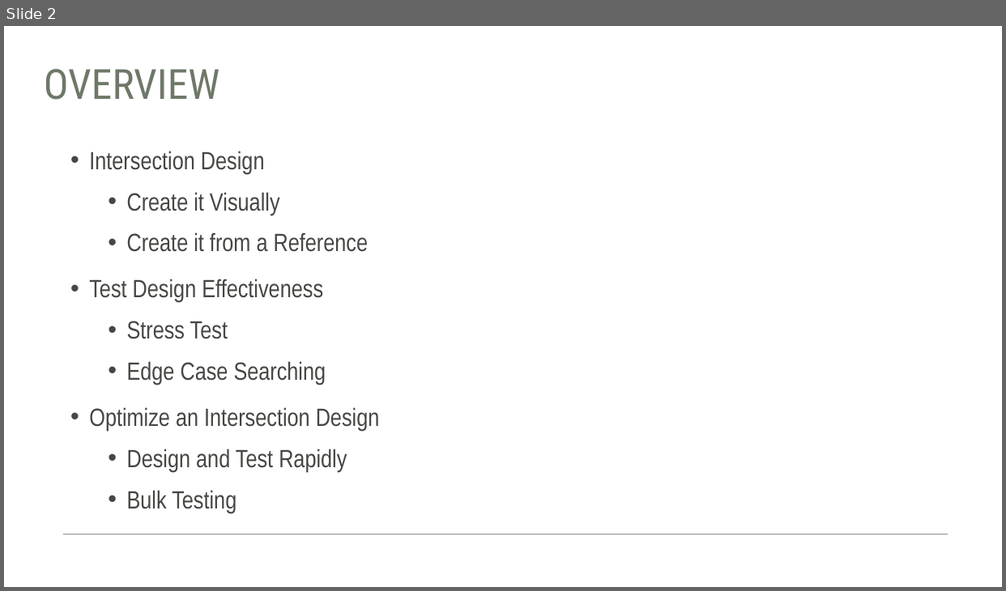
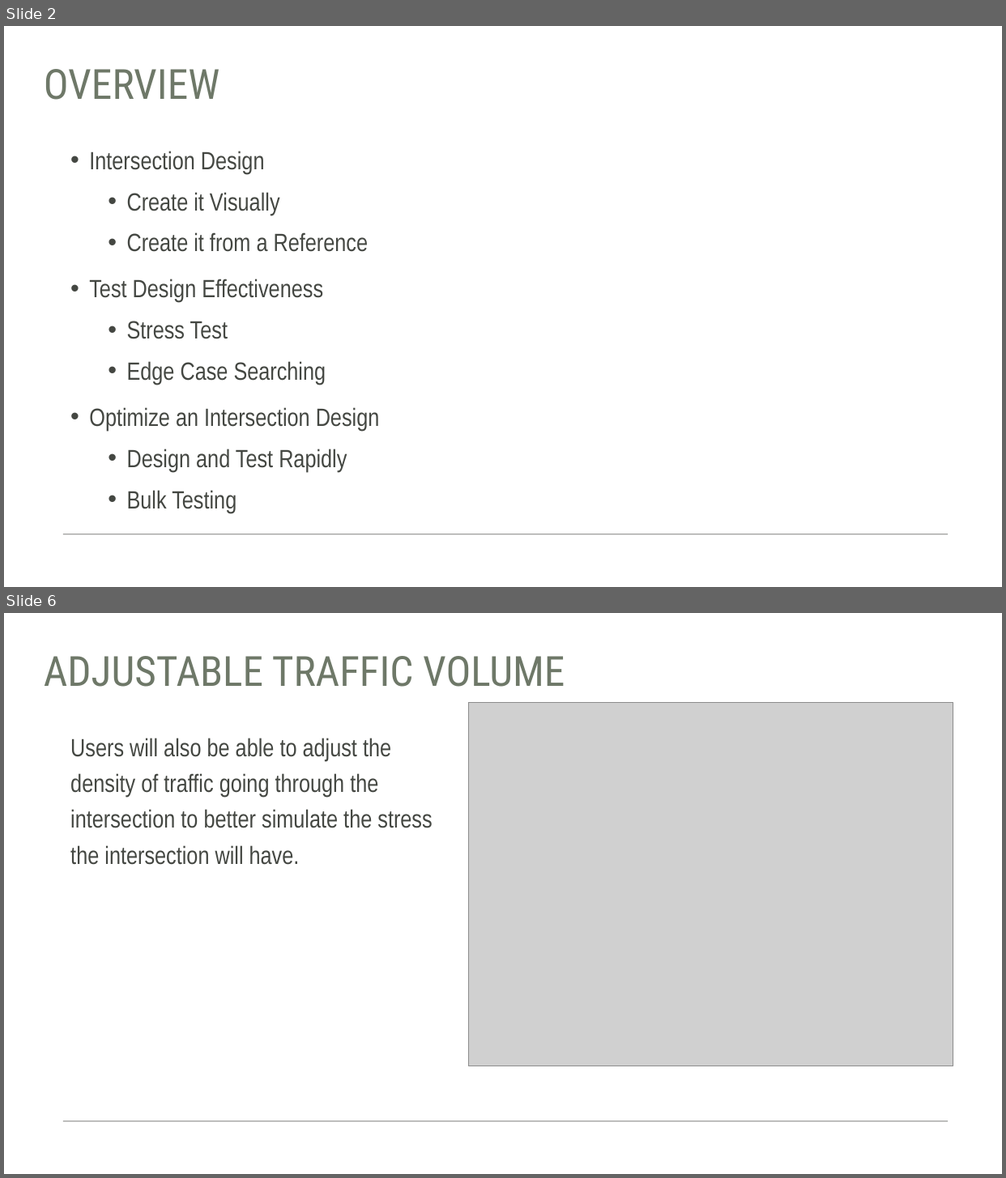
Before and after one commit to Team-Gala-JP/Team-Gala-JP, a slide deck: Traffic Sim.pptx. Shown one above the other, each under a label of ours: slide 2 before the commit, slides 2 and 6 after it; the slides between them are not shown. The pictures are 1006x591 and 1006x1178 pixels, drawn with LibreOffice and Linux fonts; fonts in the diff are those of the drawing; grey boxes stand for pictures. Boxes give left, top, right and bottom in pixels: in the first picture for what was removed or moved away, otherwise in the second. Text is boxed around its words. In the diff, an @@ line names an element or a change of style, - is before the commit and + after.

```diff
--- a/Traffic Sim.pptx
+++ b/Traffic Sim.pptx
@@ slide 6 added at bbox=[4, 613, 1002, 1174], background #FFFFFF; not listed: 1 template element that a slide beside it also shows @@
@@ title added at bbox=[44, 656, 565, 687], 40 pt, text #6E7868 @@
+ADJUSTABLE TRAFFIC VOLUME
@@ picture added at bbox=[468, 703, 953, 1067] @@
@@ text added at bbox=[70, 738, 432, 865], 24 pt, text #444742 @@
+Users will also be able to adjust the density of traffic going through the intersection to better simulate the stress the intersection will have.
```
Also in this commit, not shown: 4 other slides added.
